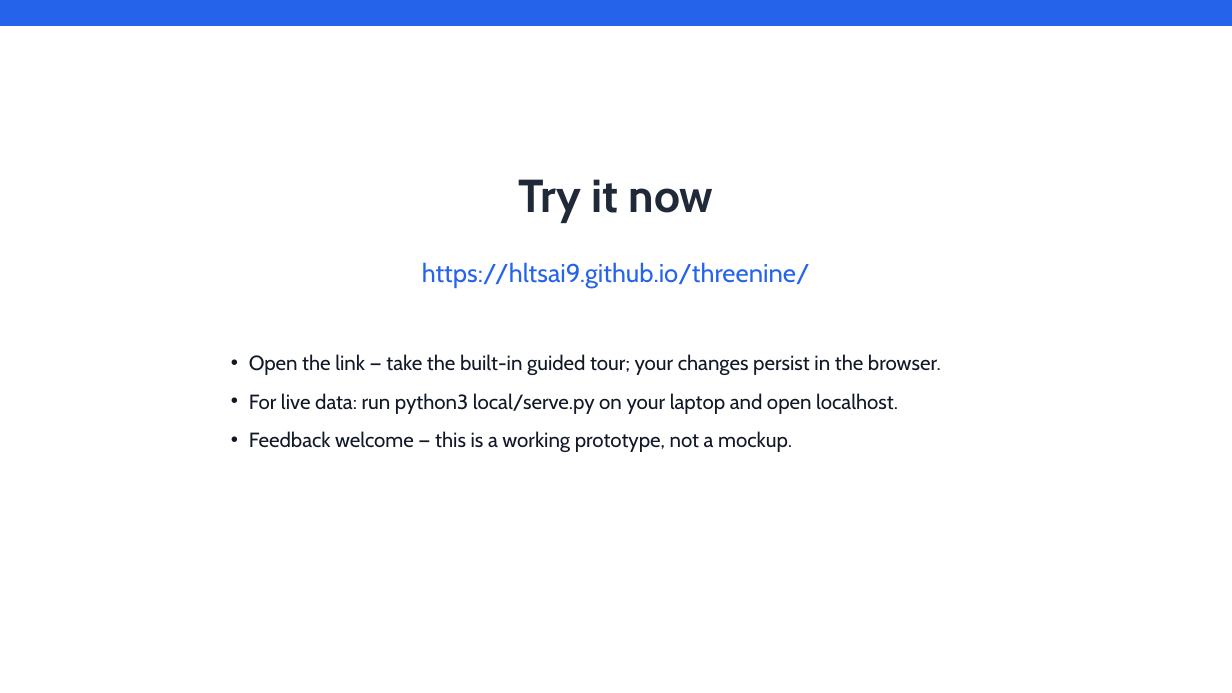
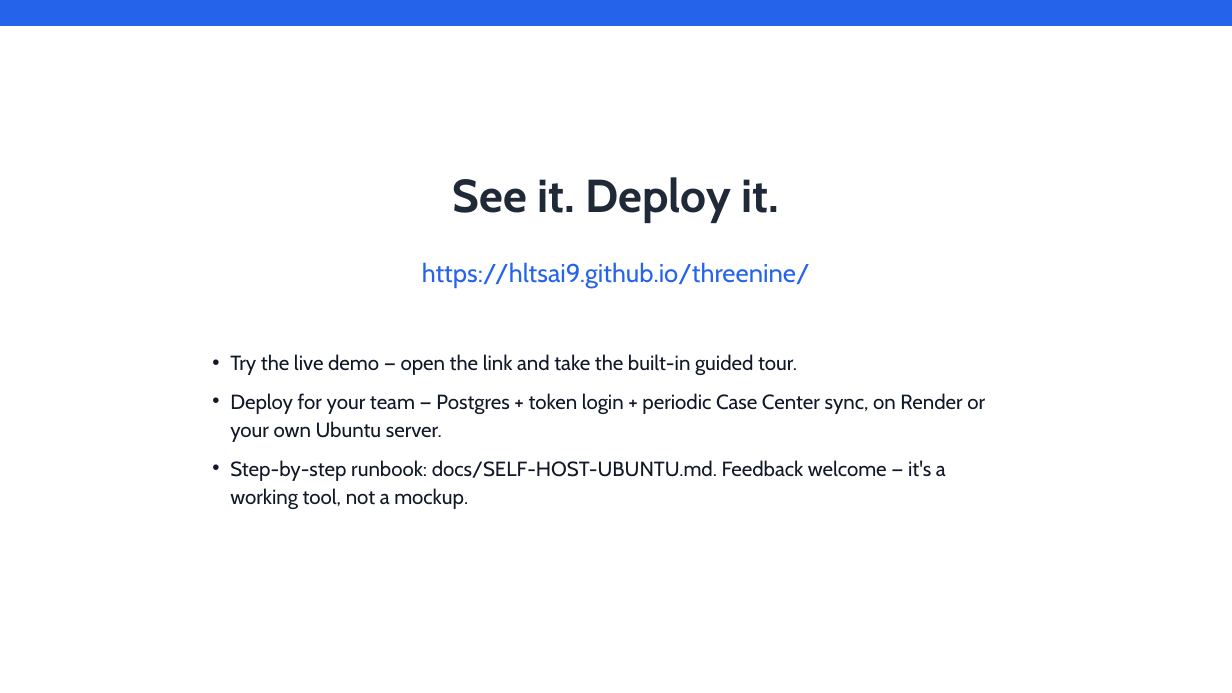
Before and after one commit to hltsai9/threenine, a slide deck: slide 16 of slides/Case-Tracker-Overview.pptx (slide 14 before the commit). Drawn at 1232x693 pixels with LibreOffice and Linux fonts; fonts in the diff are those of the drawing. Boxes give left, top, right and bottom in pixels: in the first picture for what was removed or moved away, otherwise in the second. Text is boxed around its words. In the diff, an @@ line names an element or a change of style, - is before the commit and + after.

```diff
--- a/slides/Case-Tracker-Overview.pptx
+++ b/slides/Case-Tracker-Overview.pptx
@@ text at [453, 177, 779, 223]: text changed @@
-Try it now
+See it. Deploy it.
@@ text at [230, 354, 985, 509]: text changed @@
-• Open the link — take the built-in guided tour; your changes persist in the browser.
-• For live data: run python3 local/serve.py on your laptop and open localhost.
-• Feedback welcome — this is a working prototype, not a mockup.
+• Try the live demo — open the link and take the built-in guided tour.
+• Deploy for your team — Postgres + token login + periodic Case Center sync, on Render or your own Ubuntu server.
+• Step-by-step runbook: docs/SELF-HOST-UBUNTU.md. Feedback welcome — it's a working tool, not a mockup.
```
Also in this commit, not shown: 11 other slides changed, 3 slides added, 1 slide removed, 5 other files.
